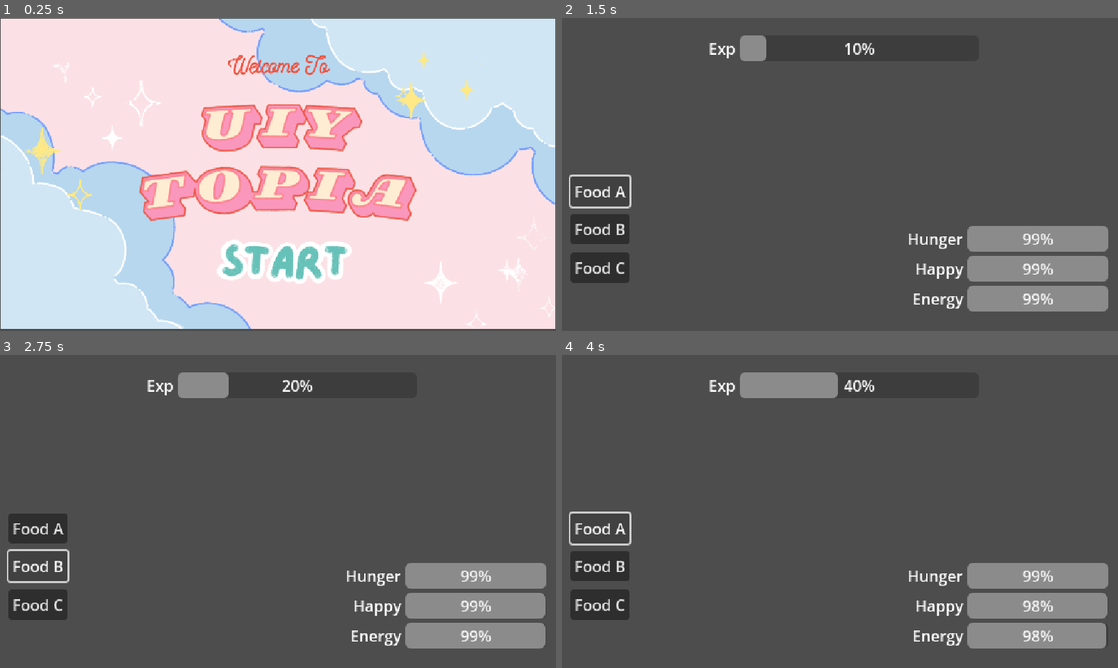
Above: before the commit, frames 1-4 (two rows, left to right).
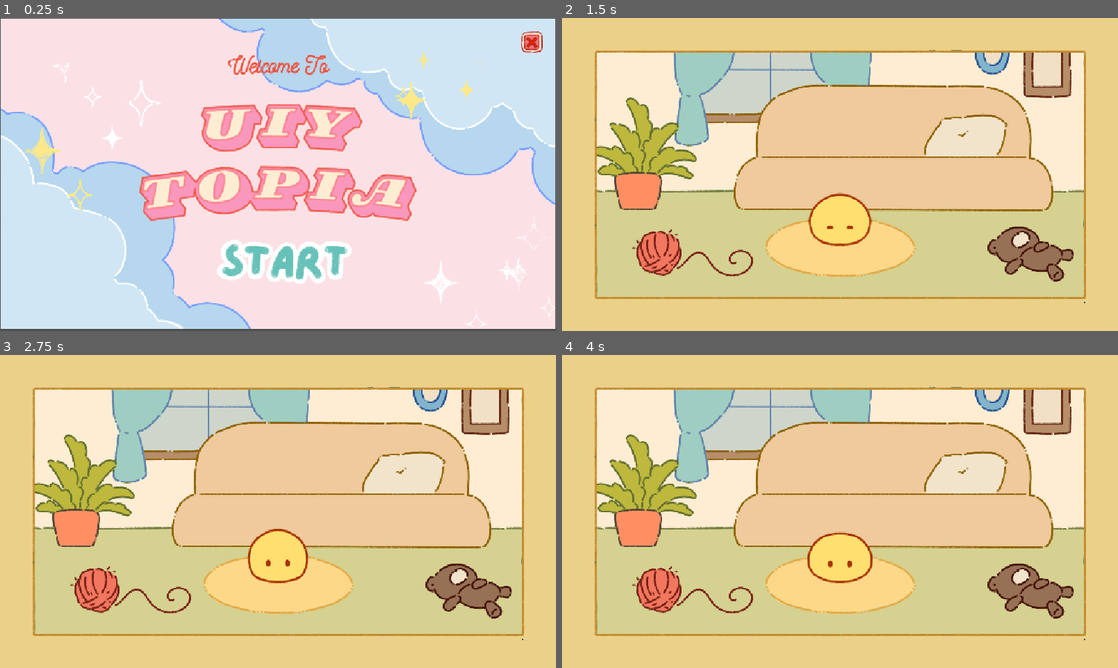
Above: after the commit, the same moments.

Repository: OREZ1X/godot_game_pilot
Game: Godot game, scene res://main_menu.tscn
Two runs of this game, one before a commit and one after it. Both use one fixed random seed, a clock stepped at 60 frames per second and the inputs below.
Inputs (mouse positions are in pixels of both pictures, inside the frame that each line leads up to):
- Up to frame 1 (0.25 s): no input
- Up to frame 2 (1.5 s): click (845, 262) at 0.52 s; click (600, 190) at 1.25 s, where only the run before the commit has a clickable "Food A"
- Up to frame 3 (2.75 s): click (38, 564) at 2 s, where only the run before the commit has a clickable "Food B"
- Up to frame 4 (4 s): click (600, 605) at 2.75 s, where only the run before the commit has a clickable "Food C"; click (600, 527) at 3.5 s, where only the run before the commit has a clickable "Food A"

The runs differ from the first frame. In frame 1, 0.2% of the frame differs, in the area x 93-98%, y 4-12%; in frame 2, 100%; in frame 3, 100%, in the area x 0-100%, y 0-100%; in frame 4, 100%.

Commit message:
Add Game Scene With Sprite 2D

Diff:
--- a/GameScene.gd
+++ b/GameScene.gd
@@ -1,56 +1,41 @@
-# GameScene.gd
-extends Node2D
+extends Node
 
-@onready var pet = $Pet
-@onready var hunger_bar = $GameUI/VBoxContainer/HungerHBox/HungerBar
-@onready var happiness_bar = $GameUI/VBoxContainer/HappinessHBox/HappinessBar
-@onready var energy_bar = $GameUI/VBoxContainer/EnergyHBox/EnergyBar
+const SAVE_PATH = "user://uiy_topia.save"
 
-@onready var level_bar = $GameUI/VBoxContainer2/Experience/ExpBar
-
-func _process(delta: float) -> void:
-	# Update UI based on pet's stats every frame
-	update_ui()
-
-func update_ui():
-	hunger_bar.value = pet.hungry
-	happiness_bar.value = pet.happiness
-	energy_bar.value = pet.energy
-
-	level_bar.value = pet.experience
-
-
-func _on_feed_a_button_pressed() -> void:
-	pet.feed("A")
-
-
-func _on_feed_b_button_pressed() -> void:
-	pet.feed("B")
-
-
-func _on_feed_c_button_pressed() -> void:
-	pet.feed("C")
-
-
-var game_data: Dictionary = {}
+@onready var cutscene = $Hatching
+@onready var pet = $PetSprite
 
 func _ready():
-	# Load game data on startup
-	game_data = SaveManager.load_game()
+	var is_first_time = not FileAccess.file_exists(SAVE_PATH)
+	_on_cutscene_finished()
+	#if is_first_time:
+		#print("🐣 First time playing — show hatching cutscene!")
+		#pet.visible = false
+		#play_hatching_cutscene()
+	#else:
+		#print("➡️ Save found — loading game directly.")
+		#load_pet_state()
 
-	if game_data.size() > 0:
-		# If data exists (Continue was pressed)
-		pet.apply_load_data(game_data)
-		print("Game Data Applied.")
-	# Else: (New Game) Pet starts with default values (100)
+func play_hatching_cutscene():
+	# Example: if Cutscene is an AnimationPlayer
+	cutscene.play("hatch")
 
-	# Ensure UI is updated
-	update_ui()
+	# Wait for the animation to finish, then call _on_cutscene_finished
+	await cutscene.animation_finished
+	_on_cutscene_finished()
 
+func _on_cutscene_finished():
+	# After the egg hatches
+	pet.visible = true
+	pet.play("idle")
+	save_game()
 
-# Save when the game is about to close
-func _notification(what):
-	if what == NOTIFICATION_WM_CLOSE_REQUEST:
-		var data_to_save = pet.get_save_data()
-		SaveManager.save_game(data_to_save)
-		get_tree().quit()
+func load_pet_state():
+	# Here you’d read from your save file and update the pet
+	pet.visible = true
+	pet.texture = load("res://assets/pet_level1.png") # placeholder
+
+func save_game():
+	var file = FileAccess.open(SAVE_PATH, FileAccess.WRITE)
+	file.store_line("pet_level=1")
+	file.close()
--- /dev/null
+++ b/GameScene.tscn
@@ -0,0 +1,61 @@
+[gd_scene load_steps=8 format=3 uid="uid://cj2f2ype27w1h"]
+
+[ext_resource type="Script" uid="uid://dnk7td7k6w6q7" path="res://GameScene.gd" id="1_eqhe0"]
+[ext_resource type="Texture2D" uid="uid://ym8vidgrt0k3" path="res://assets/background/3.png" id="2_haeiw"]
+[ext_resource type="Texture2D" uid="uid://cnauqot2ufils" path="res://assets/pet/lv1/Idle.png" id="2_k77ap"]
+
+[sub_resource type="AtlasTexture" id="AtlasTexture_haeiw"]
+atlas = ExtResource("2_k77ap")
+region = Rect2(0, 0, 192, 161)
+
+[sub_resource type="AtlasTexture" id="AtlasTexture_b5kf5"]
+atlas = ExtResource("2_k77ap")
+region = Rect2(192, 0, 192, 161)
+
+[sub_resource type="AtlasTexture" id="AtlasTexture_hvuor"]
+atlas = ExtResource("2_k77ap")
+region = Rect2(384, 0, 192, 161)
+
+[sub_resource type="SpriteFrames" id="SpriteFrames_i2arf"]
+animations = [{
+"frames": [],
+"loop": true,
+"name": &"default",
+"speed": 5.0
+}, {
+"frames": [{
+"duration": 1.0,
+"texture": SubResource("AtlasTexture_haeiw")
+}, {
+"duration": 1.0,
+"texture": SubResource("AtlasTexture_b5kf5")
+}, {
+"duration": 1.0,
+"texture": SubResource("AtlasTexture_hvuor")
+}],
+"loop": true,
+"name": &"idle",
+"speed": 3.0
+}]
+
+[node name="GameScene" type="Node2D"]
+script = ExtResource("1_eqhe0")
+
+[node name="ParallaxBackground" type="ParallaxBackground" parent="."]
+
+[node name="ParallaxLayer" type="ParallaxLayer" parent="ParallaxBackground"]
+
+[node name="Sprite2D" type="Sprite2D" parent="ParallaxBackground/ParallaxLayer"]
+position = Vector2(288.25, 162.25)
+scale = Vector2(0.2997396, 0.29953703)
+texture = ExtResource("2_haeiw")
+
+[node name="PetSprite" type="AnimatedSprite2D" parent="."]
+position = Vector2(288, 208)
+scale = Vector2(0.35727036, 0.35694855)
+sprite_frames = SubResource("SpriteFrames_i2arf")
+animation = &"idle"
+frame = 1
+frame_progress = 0.9693682
+
+[node name="Hatching" type="AnimationPlayer" parent="."]
--- /dev/null
+++ b/GameScene_bk.gd
@@ -0,0 +1,56 @@
+# GameScene.gd
+extends Node2D
+
+@onready var pet = $Pet
+@onready var hunger_bar = $GameUI/VBoxContainer/HungerHBox/HungerBar
+@onready var happiness_bar = $GameUI/VBoxContainer/HappinessHBox/HappinessBar
+@onready var energy_bar = $GameUI/VBoxContainer/EnergyHBox/EnergyBar
+
+@onready var level_bar = $GameUI/VBoxContainer2/Experience/ExpBar
+
+func _process(delta: float) -> void:
+	# Update UI based on pet's stats every frame
+	update_ui()
+
+func update_ui():
+	hunger_bar.value = pet.hungry
+	happiness_bar.value = pet.happiness
+	energy_bar.value = pet.energy
+
+	level_bar.value = pet.experience
+
+
+func _on_feed_a_button_pressed() -> void:
+	pet.feed("A")
+
+
+func _on_feed_b_button_pressed() -> void:
+	pet.feed("B")
+
+
+func _on_feed_c_button_pressed() -> void:
+	pet.feed("C")
+
+
+var game_data: Dictionary = {}
+
+func _ready():
+	# Load game data on startup
+	game_data = SaveManager.load_game()
+
+	if game_data.size() > 0:
+		# If data exists (Continue was pressed)
+		pet.apply_load_data(game_data)
+		print("Game Data Applied.")
+	# Else: (New Game) Pet starts with default values (100)
+
+	# Ensure UI is updated
+	update_ui()
+
+
+# Save when the game is about to close
+func _notification(what):
+	if what == NOTIFICATION_WM_CLOSE_REQUEST:
+		var data_to_save = pet.get_save_data()
+		SaveManager.save_game(data_to_save)
+		get_tree().quit()
--- a/MainMenu.gd
+++ b/MainMenu.gd
@@ -1,21 +1,34 @@
 # MainMenu.gd
 extends Control
 
+@onready var start_button = $CanvasLayer/VBoxContainer/StartButton
+
 func _ready():
-	# Check if a save file exists to enable/disable 'Continue'
-	$VBoxContainer/ContinueButton.disabled = not FileAccess.file_exists(SaveManager.SAVE_PATH)
+	# Use for Test First Time Flow
+	var path = "user://uiy_topia.save"
+	if FileAccess.file_exists(path):
+		var dir = DirAccess.open("user://")
+		if dir:
+			dir.remove("uiy_topia.save")
+			print("✅ Save file removed:", path)
+	else:
+		print("ℹ️ No save file found to remove.")
+	# ####################################################################
 
-func _on_new_game_button_pressed():
-	# Delete old save file to ensure a fresh start
-	if FileAccess.file_exists(SaveManager.SAVE_PATH):
-		DirAccess.remove_absolute(SaveManager.SAVE_PATH)
+	start_button.pressed.connect(_on_start_button_pressed)
 
-	# Change scene to the game
-	get_tree().change_scene_to_file("res://game_scene.tscn")
+func _on_start_button_pressed():
+	var has_save = FileAccess.file_exists(SaveManager.SAVE_PATH)
 
-func _on_continue_button_pressed():
-	# Change scene to the game
-	get_tree().change_scene_to_file("res://game_scene.tscn")
+	if has_save:
+		# Continue game
+		get_tree().change_scene_to_file("res://GameScene.tscn")
+	else:
+		# Start new game: delete old save (if any, just in case)
+		if FileAccess.file_exists(SaveManager.SAVE_PATH):
+			DirAccess.remove_absolute(SaveManager.SAVE_PATH)
+
+		get_tree().change_scene_to_file("res://GameScene.tscn")
 
 func _on_exit_button_pressed():
 	get_tree().quit()
--- a/game_scene.tscn
+++ b/game_scene_bk.tscn
@@ -1,7 +1,7 @@
 [gd_scene load_steps=3 format=3 uid="uid://c6fp2ag85071c"]
 
 [ext_resource type="PackedScene" uid="uid://csyrktl6a3gbq" path="res://pet.tscn" id="1_mlf6e"]
-[ext_resource type="Script" uid="uid://cl25brdlflw3b" path="res://GameScene.gd" id="1_po0ka"]
+[ext_resource type="Script" uid="uid://cl25brdlflw3b" path="res://GameScene_bk.gd" id="1_po0ka"]
 
 [node name="GameScene" type="Node2D"]
 script = ExtResource("1_po0ka")
--- a/main_menu.tscn
+++ b/main_menu.tscn
@@ -1,8 +1,9 @@
-[gd_scene load_steps=4 format=3 uid="uid://dwsd6ducl47ul"]
+[gd_scene load_steps=5 format=3 uid="uid://dwsd6ducl47ul"]
 
 [ext_resource type="Script" uid="uid://dxrw8ruo5h8gk" path="res://MainMenu.gd" id="1_06t4h"]
 [ext_resource type="Texture2D" uid="uid://c6ttu8mniysvj" path="res://assets/หน้า start.png" id="2_fu7sn"]
 [ext_resource type="Texture2D" uid="uid://cse16xf856mir" path="res://assets/Start.png" id="3_jix8l"]
+[ext_resource type="Texture2D" uid="uid://f7q1lotfp23x" path="res://assets/Exit.png" id="4_jix8l"]
 
 [node name="MainMenu" type="Control"]
 layout_mode = 3
@@ -22,16 +23,17 @@
 scale = Vector2(0.29895836, 0.2972223)
 texture = ExtResource("2_fu7sn")
 
-[node name="VBoxContainer" type="VBoxContainer" parent="."]
+[node name="CanvasLayer" type="CanvasLayer" parent="."]
+
+[node name="VBoxContainer" type="VBoxContainer" parent="CanvasLayer"]
 layout_direction = 1
-layout_mode = 0
 offset_left = 224.0
 offset_top = 202.0
 offset_right = 365.0
 offset_bottom = 276.0
 alignment = 1
 
-[node name="NewGameButton" type="TextureButton" parent="VBoxContainer"]
+[node name="StartButton" type="TextureButton" parent="CanvasLayer/VBoxContainer"]
 custom_minimum_size = Vector2(10, 20)
 layout_mode = 2
 size_flags_vertical = 3
@@ -40,16 +42,34 @@
 ignore_texture_size = true
 stretch_mode = 0
 
-[node name="ContinueButton" type="Button" parent="VBoxContainer"]
+[node name="ContinueButton" type="Button" parent="CanvasLayer/VBoxContainer"]
 visible = false
 layout_mode = 2
 text = "Continue"
 
-[node name="ExitButton" type="Button" parent="VBoxContainer"]
+[node name="ExitButton" type="Button" parent="CanvasLayer/VBoxContainer"]
 visible = false
 layout_mode = 2
 text = "Exit"
 
-[connection signal="pressed" from="VBoxContainer/NewGameButton" to="." method="_on_new_game_button_pressed"]
-[connection signal="pressed" from="VBoxContainer/ContinueButton" to="." method="_on_continue_button_pressed"]
-[connection signal="pressed" from="VBoxContainer/ExitButton" to="." method="_on_exit_button_pressed"]
+[node name="CanvasLayer2" type="CanvasLayer" parent="."]
+
+[node name="VBoxContainer" type="VBoxContainer" parent="CanvasLayer2"]
+layout_direction = 1
+offset_left = 540.0
+offset_top = 14.0
+offset_right = 562.0
+offset_bottom = 24.0
+alignment = 1
+
+[node name="ExitButton" type="TextureButton" parent="CanvasLayer2/VBoxContainer"]
+custom_minimum_size = Vector2(22, 22)
+layout_direction = 1
+layout_mode = 2
+texture_normal = ExtResource("4_jix8l")
+ignore_texture_size = true
+stretch_mode = 0
+
+[connection signal="pressed" from="CanvasLayer/VBoxContainer/ContinueButton" to="." method="_on_continue_button_pressed"]
+[connection signal="pressed" from="CanvasLayer/VBoxContainer/ExitButton" to="." method="_on_exit_button_pressed"]
+[connection signal="pressed" from="CanvasLayer2/VBoxContainer/ExitButton" to="." method="_on_exit_button_pressed"]
--- a/node_2d.tscn
+++ /dev/null
@@ -1,3 +0,0 @@
-[gd_scene format=3 uid="uid://cj2f2ype27w1h"]
-
-[node name="Node2D" type="Node2D"]
Not shown, changed: GameScene.gd.uid
Not shown, added: GameScene_bk.gd.uid
Binary file added: assets/Exit.png
Not shown, added: assets/Exit.png.import
Binary file added: assets/background/1.png
Not shown, added: assets/background/1.png.import
Binary file added: assets/background/2.png
Not shown, added: assets/background/2.png.import
Binary file added: assets/background/3.png
Not shown, added: assets/background/3.png.import
Binary file added: assets/pet/lv1/Cry.png
Not shown, added: assets/pet/lv1/Cry.png.import
(and 6 more such lines)
